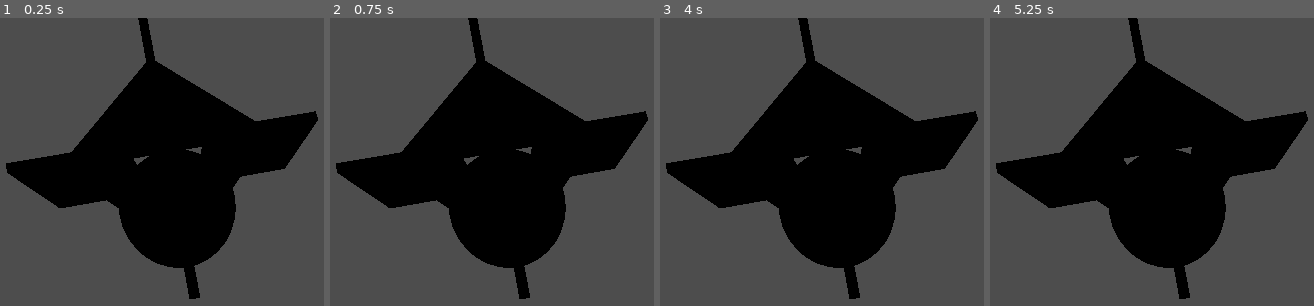
Above: before the commit, frames 1-4 (left to right).
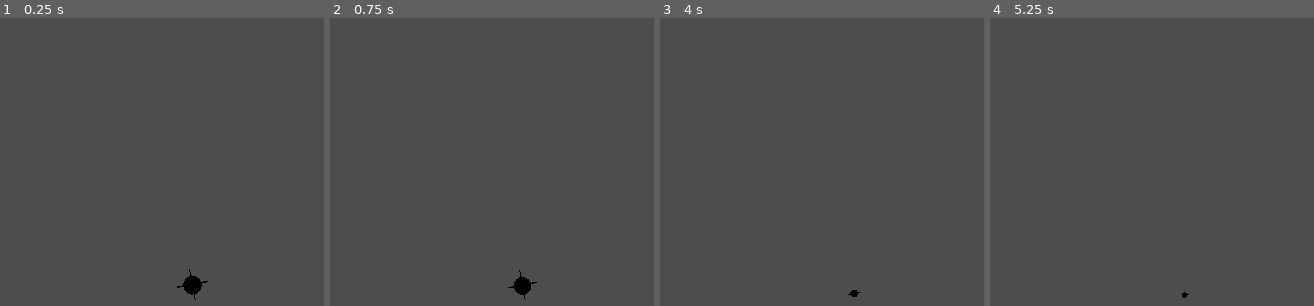
Above: after the commit, the same moments.

Repository: Monkeytonk115/godot-paintball
Game: Godot game, scene res://scenes/weapons/rigidNuke.tscn
Two runs of this game, one before a commit and one after it. Both use one fixed random seed, a clock stepped at 60 frames per second and the inputs below. This scene is started directly instead of the project's main scene.
Inputs (mouse positions are in pixels of both pictures, inside the frame that each line leads up to):
- Up to frame 1 (0.25 s): no input
- Up to frame 2 (0.75 s): tap Enter at 0.5 s; move the mouse to (outside the picture) at 0.52 s; press the mouse at (outside the picture) at 0.53 s; hold D (right) from 0.53 s (still down)
- Up to frame 3 (4 s): tap Space (jump) at 0.77, 1.25, 1.52, 2.75, 3.02, 3.77 s; move the mouse to (698, 265) at 1.27 s; release D (right) at 1.28 s; release the mouse at (698, 265) at 1.28 s; hold S (backward) 1.28-2.03 s; tap Tab (scoreboard) at 1.35, 2.85 s; tap Enter at 2, 3.5 s; move the mouse to (938, 144) at 2.02 s; press the mouse at (938, 144) at 2.03 s; hold D (right) 2.03-2.78 s; move the mouse to (outside the picture) at 2.77 s; release the mouse at (outside the picture) at 2.78 s; hold W (forward) 2.78-3.53 s; move the mouse to (outside the picture) at 3.52 s; press the mouse at (outside the picture) at 3.53 s; hold A (left) from 3.53 s (still down)
- Up to frame 4 (5.25 s): move the mouse to (outside the picture) at 4.27 s; release the mouse at (outside the picture) at 4.28 s; tap Tab (scoreboard) at 4.35 s; tap Space (jump) at 4.52, 5 s; move the mouse to (1229, 242) at 5.02 s; release A (left) at 5.03 s; press the mouse at (1229, 242) at 5.03 s; hold S (backward) from 5.03 s (still down)

The runs differ from the first frame. In frame 1, 33% of the frame differs, in the area x 1-99%, y 0-98%; in frame 2, 33%; in frame 3, 33%; in frame 4, 33%.

Commit message:
arena two now has blender sim explosion
don't know how to test this in godot

Diff:
--- /dev/null
+++ b/scenes/arena_2.gd
@@ -0,0 +1,11 @@
+extends Node3D
+
+
+# Called when the node enters the scene tree for the first time.
+func _ready():
+	pass # Replace with function body.
+
+
+# Called every frame. 'delta' is the elapsed time since the previous frame.
+func _process(delta):
+	pass
--- /dev/null
+++ b/scenes/arena_2_explode.gd
@@ -0,0 +1,11 @@
+extends Node3D
+
+
+# Called when the node enters the scene tree for the first time.
+func _ready():
+	$Camera3D.make_current()
+
+
+# Called every frame. 'delta' is the elapsed time since the previous frame.
+func _process(delta):
+	pass
--- /dev/null
+++ b/scenes/arena_2_explode.tscn
@@ -0,0 +1,7 @@
+[gd_scene load_steps=3 format=3 uid="uid://dfj8c40x7s5mb"]
+
+[ext_resource type="PackedScene" uid="uid://cjtnionpemibl" path="res://models/arena2_explode.glb" id="1_6apqq"]
+[ext_resource type="Script" path="res://scenes/arena_2_explode.gd" id="2_4bxhh"]
+
+[node name="arena2_explode" instance=ExtResource("1_6apqq")]
+script = ExtResource("2_4bxhh")
--- a/scenes/main.gd
+++ b/scenes/main.gd
@@ -15,6 +15,8 @@
 func _ready():
 	new_arena = arena.instantiate()
 	add_child(new_arena)
+	#spawn_nuke.rpc(1)
+
 
 
 func _input(_event):
@@ -125,5 +127,6 @@
 
 func nuke_over():
 	$CanvasLayer/GameOver.show()
+	var nuked_arena = load("res://scenes/arena_2_explode.tscn").instantiate()
 	await get_tree().create_timer(5).timeout
 	get_tree().quit()
--- a/scenes/weapons/rigidNuke.gd
+++ b/scenes/weapons/rigidNuke.gd
@@ -2,6 +2,7 @@
 
 signal nuked
 
+var nukeCameraDetatch = 50
 
 func _ready():
 	self.contact_monitor = true
@@ -9,6 +10,11 @@
 	$Camera3D.make_current()
 	angular_velocity = Vector3(0, 0.1, 0)
 
+func _process(delta):
+	if $Camera3D.global_position.y <= nukeCameraDetatch:
+		$Camera3D.global_position.y = nukeCameraDetatch
+	pass
+
 
 func _on_body_entered(body):
 	nuked.emit()
Binary file added: models/arena2_explode.glb
Not shown, added: models/arena2_explode.glb.import
Not shown: 1 places in scenes/arena_2.tscn that only renumber resources
Not shown: 1 places in scenes/weapons/rigidNuke.tscn that only renumber resources
Not shown, changed: models_source/arena2.blend
Not shown, changed: models_source/arena2.blend1
